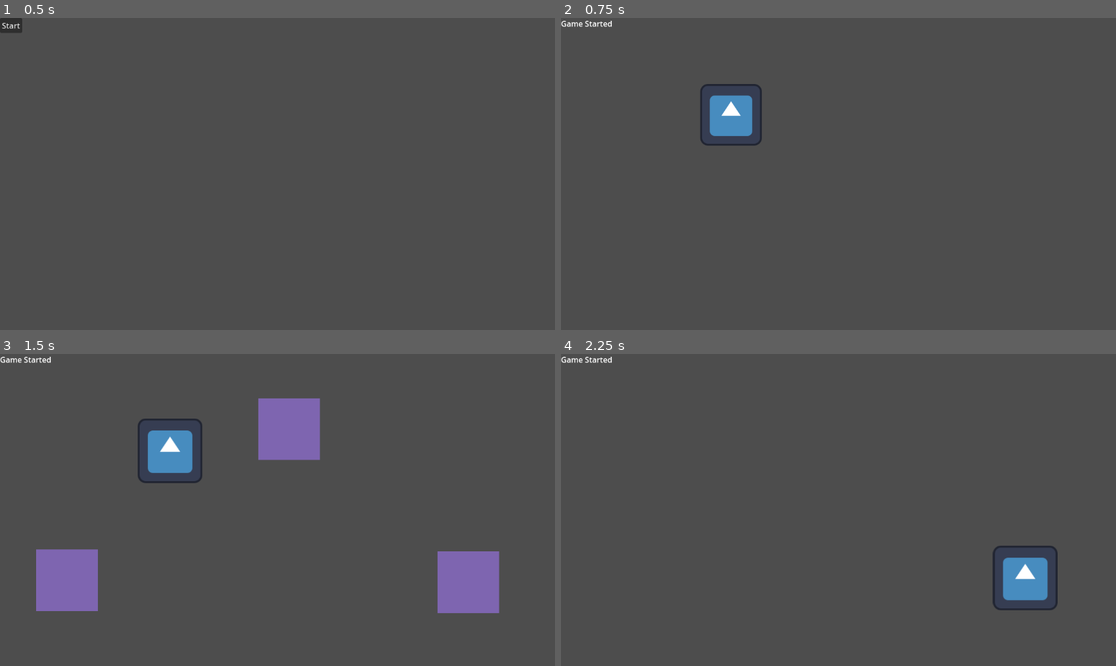
Above: before the commit, frames 1-4 (two rows, left to right).
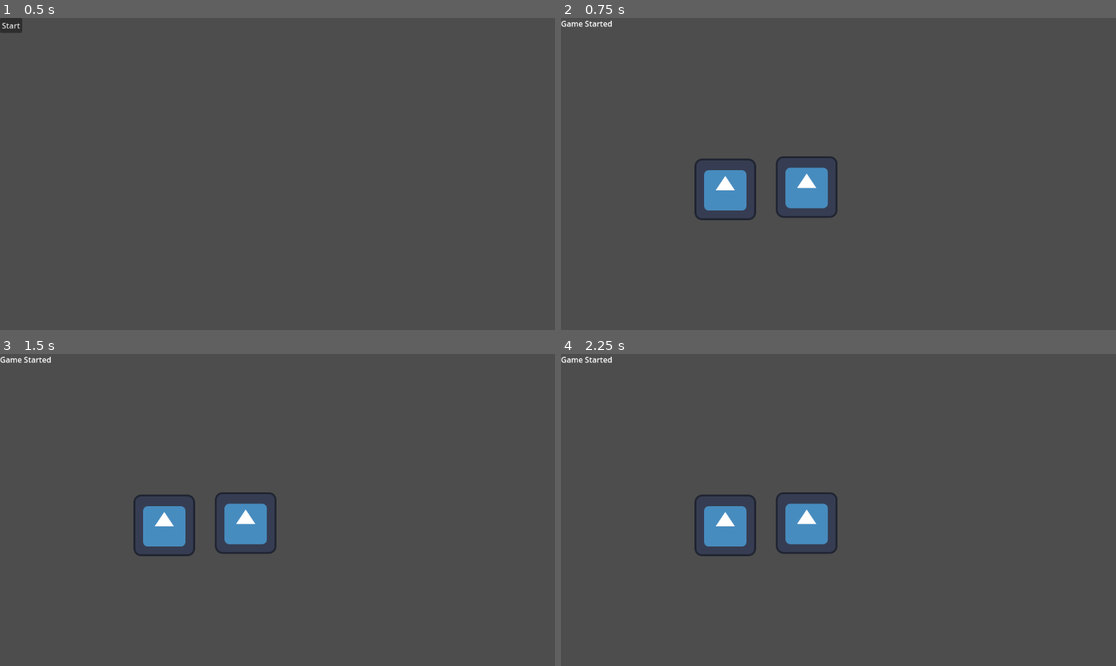
Above: after the commit, the same moments.

Repository: morganwynne/Cracking-Kingdom-Down
Game: Godot game, scene res://scenes/core.tscn
The game is run twice, just before and just after one commit, with the same random seed, the same clock (stepped at 60 frames per second) and the same inputs. The engine's default icon, where the game draws it, is replaced by a stand-in: a white triangle on a blue panel in a dark square.
Inputs (mouse positions are in pixels of both pictures, inside the frame that each line leads up to):
- Up to frame 1 (0.5 s): no input
- Up to frame 2 (0.75 s): click "Start" at 0.5 s
- Up to frame 3 (1.5 s): tap Enter at 1.25 s; move the mouse to (172, 450) at 1.27 s; press the mouse at (172, 450) at 1.28 s
- Up to frame 4 (2.25 s): tap Space at 2 s; move the mouse to (1005, 556) at 2.02 s; release the mouse at (1005, 556) at 2.03 s; click (1005, 556) at 2.1 s

Frame 1 is identical in both runs. In frame 2, 3.8% of the frame differs, in the area x 24-50%, y 21-65%; in frame 3, 11%, in the area x 6-90%, y 14-84%; in frame 4, 4.0%.

Commit message:
Add custom plate and holder subclasses

Diff:
--- a/scenes/game.tscn
+++ b/scenes/game.tscn
@@ -18,13 +18,25 @@
 text = "Game Started"
 
 [node name="PlateHolder" parent="." instance=ExtResource("1_eol53")]
-position = Vector2(139, 470)
+position = Vector2(285, 183)
 
 [node name="PlateHolder2" parent="." instance=ExtResource("1_eol53")]
-position = Vector2(600, 156)
+position = Vector2(552, 158)
 
 [node name="PlateHolder3" parent="." instance=ExtResource("1_eol53")]
-position = Vector2(972, 474)
+position = Vector2(672, 346)
+
+[node name="PlateHolder4" parent="." instance=ExtResource("1_eol53")]
+position = Vector2(169, 369)
+
+[node name="PlateHolder5" parent="." instance=ExtResource("1_eol53")]
+position = Vector2(321, 525)
+
+[node name="PlateHolder6" parent="." instance=ExtResource("1_eol53")]
+position = Vector2(543, 529)
 
 [node name="Plate" parent="." instance=ExtResource("2_3k1tl")]
-position = Vector2(353, 201)
+position = Vector2(510, 351)
+
+[node name="Plate2" parent="." instance=ExtResource("2_3k1tl")]
+position = Vector2(341, 356)
--- a/scripts/core.gd
+++ b/scripts/core.gd
@@ -1,4 +1,4 @@
-extends Node
+class_name Core extends Node
 
 func _ready() -> void:
   print("_ready triggered")
--- a/scripts/global.gd
+++ b/scripts/global.gd
@@ -1,3 +1,3 @@
-extends Node2D
+class_name Global extends Node2D
 
 var is_dragging:bool = false
--- a/scripts/plate.gd
+++ b/scripts/plate.gd
@@ -1,15 +1,14 @@
-extends Node2D
+class_name Plate extends Node2D
 
-var draggable:bool = false
+var draggable:bool = false ## Mouse is hovering over plate and will drag on click
 var is_inside_dropable:bool = false
-var body_ref:StaticBody2D
+var hovering_plate_holder:PlateHolder
+var plate_holder:PlateHolder
 var offset:Vector2
-var initialPosition:Vector2
 
 func _process(_delta:float) -> void:
   if draggable:
     if Input.is_action_just_pressed("click"):
-      initialPosition = global_position
       offset = get_global_mouse_position() - global_position
       global.is_dragging = true
     if Input.is_action_pressed("click"):
@@ -17,10 +16,11 @@
     elif Input.is_action_just_released("click"):
       global.is_dragging = false
       var tween:Tween = get_tree().create_tween()
-      if is_inside_dropable:
-        tween.tween_property(self, "position", body_ref.position, 0.2).set_ease(Tween.EASE_OUT)
+      if hovering_plate_holder:
+        plate_holder = hovering_plate_holder
+        tween.tween_property(self, "position", hovering_plate_holder.position, 0.2).set_ease(Tween.EASE_OUT)
       else:
-        tween.tween_property(self, "global_position", initialPosition, 0.2).set_ease(Tween.EASE_OUT)
+        tween.tween_property(self, "global_position", plate_holder.position, 0.2).set_ease(Tween.EASE_OUT)
 
 func _on_area_2d_mouse_entered() -> void:
   print("_on_area_2d_mouse_entered triggered")
@@ -39,14 +39,13 @@
 func _on_area_2d_body_entered(body:StaticBody2D) -> void:
   print("_on_area_2d_body_entered triggered")
 
-  if body.is_in_group('dropable_plate'):
-    is_inside_dropable = true
+  if body is PlateHolder:
+    hovering_plate_holder = body
     body.modulate = Color(Color.REBECCA_PURPLE, 1)
-    body_ref = body
 
 func _on_area_2d_body_exited(body:StaticBody2D) -> void:
   print("_on_area_2d_body_exited triggered")
 
-  if body.is_in_group('dropable_plate'):
-    is_inside_dropable = false
+  if body is PlateHolder:
+    hovering_plate_holder = null
     body.modulate = Color(Color.MEDIUM_PURPLE, 0.7)
--- a/scripts/plate_holder.gd
+++ b/scripts/plate_holder.gd
@@ -1,4 +1,6 @@
-extends StaticBody2D
+class_name PlateHolder extends StaticBody2D
+
+var plate:Plate
 
 func _ready() -> void:
   modulate = Color(Color.MEDIUM_PURPLE, 0.7)
